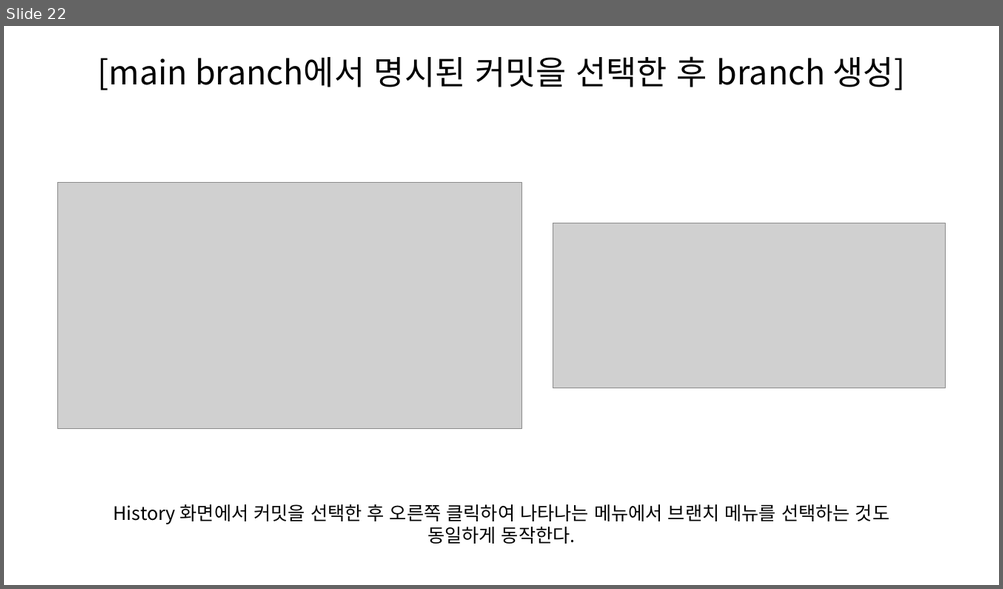
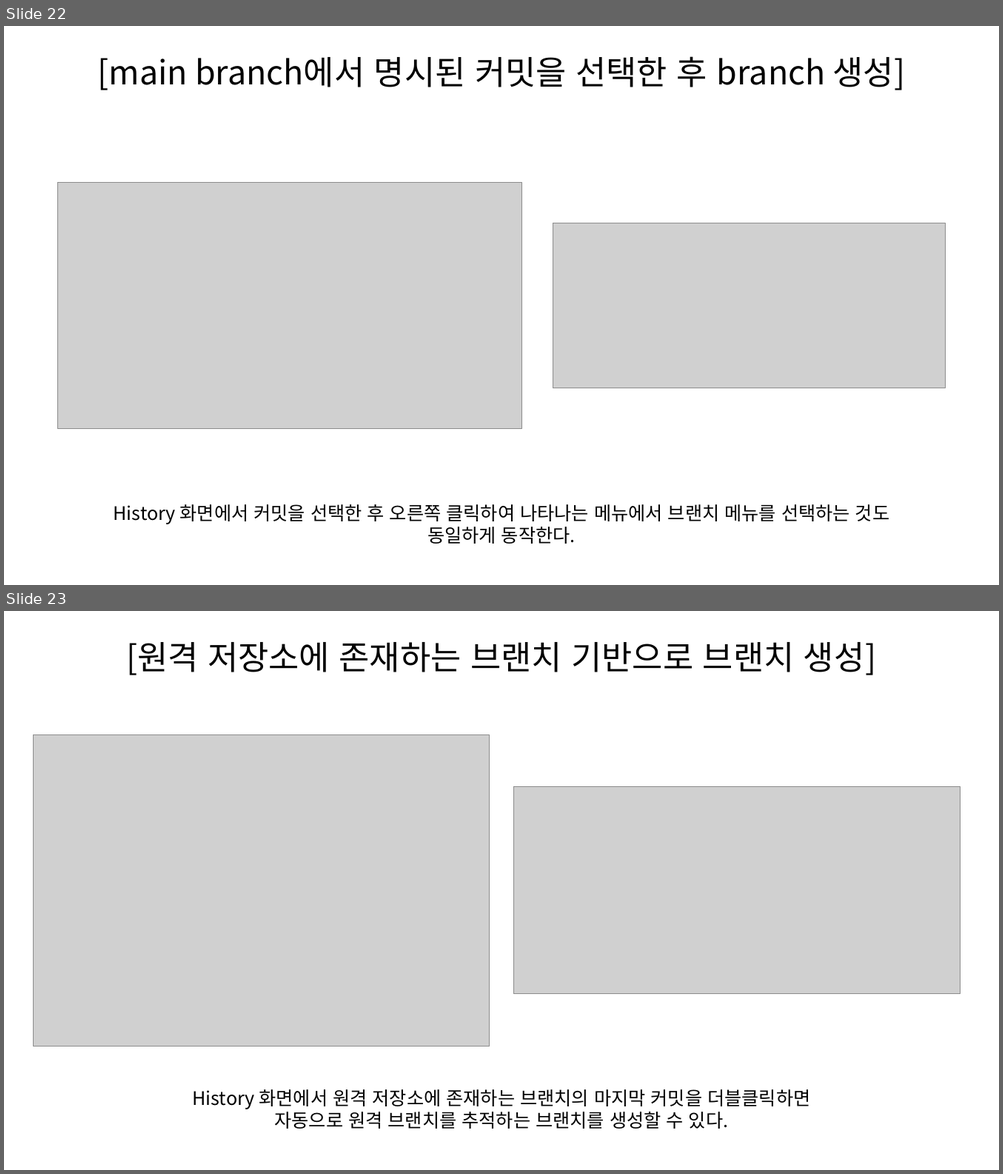
Before and after one commit to SeungHeeNoh/study_well, a slide deck: docs/3. git branch.pptx. Shown one above the other, each under a label of ours: slide 22 before the commit, slides 22 and 23 after it. The pictures are 1003x589 and 1003x1174 pixels, drawn with LibreOffice and Linux fonts; fonts in the diff are those of the drawing; grey boxes stand for pictures. Boxes give left, top, right and bottom in pixels: in the first picture for what was removed or moved away, otherwise in the second. Text is boxed around its words. In the diff, an @@ line names an element or a change of style, - is before the commit and + after.

Commit message:
docs : git branch 문서 보강
- 원격 저장소에 존재하는 브랜치 기반으로 브랜치 생성하는 법 추가

(cherry picked from commit 56abf498f3792f47c381ced53d19ef4fa7652edd)

```diff
--- a/docs/3. git branch.pptx
+++ b/docs/3. git branch.pptx
@@ slide 23 added at <box>4,611,999,1170</box>, background #FFFFFF @@
@@ text added at <box>126,642,876,675</box>, 32 pt, text #000000 @@
+[원격 저장소에 존재하는 브랜치 기반으로 브랜치 생성]
@@ picture added at <box>33,735,489,1046</box> @@
@@ picture added at <box>514,787,960,994</box> @@
@@ text added at <box>192,1090,810,1129</box>, 18 pt, text #000000 @@
+History 화면에서 원격 저장소에 존재하는 브랜치의 마지막 커밋을 더블클릭하면
+자동으로 원격 브랜치를 추적하는 브랜치를 생성할 수 있다.
```
